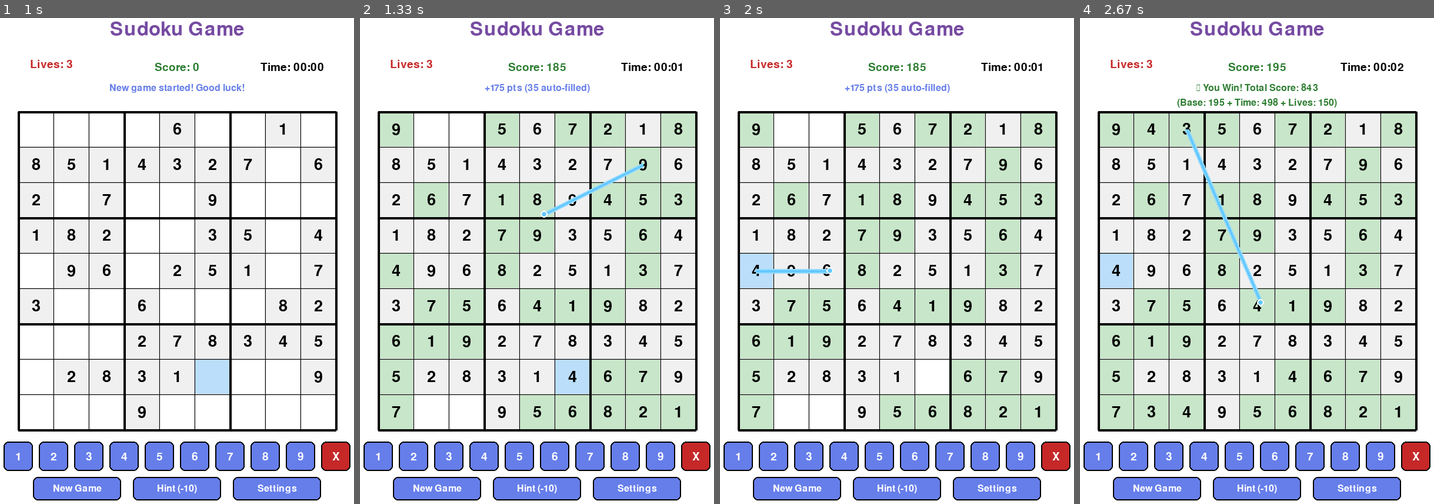
Above: before the commit, frames 1-4 (left to right).
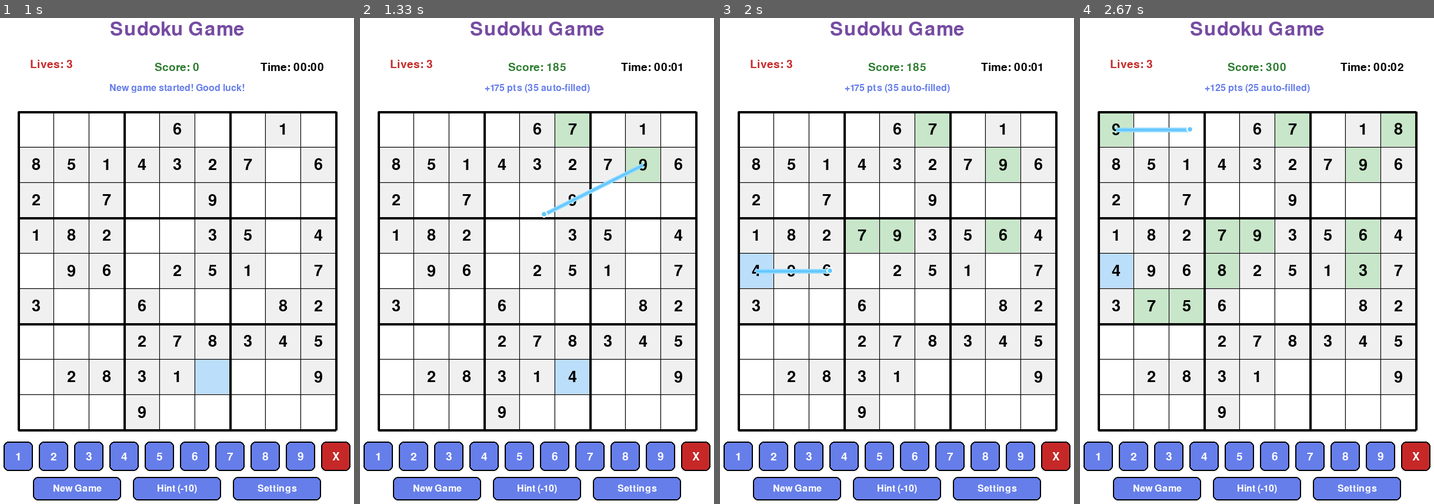
Above: after the commit, the same moments.

Repository: dbdonaldson50/PyGame-Sudoku-Flood
Game: pygame game, started from sudoku_game.py
Two runs of this game, one before a commit and one after it. Both use one fixed random seed, a clock stepped at 60 frames per second and the inputs below.
Inputs (mouse positions are in pixels of both pictures, inside the frame that each line leads up to):
- Up to frame 1 (1 s): click (162, 295) at 0.38 s; click (215, 387) at 0.72 s
- Up to frame 2 (1.33 s): click "4" at 1.05 s
- Up to frame 3 (2 s): click (1049, 455) at 1.38 s; click (748, 256) at 1.72 s
- Up to frame 4 (2.67 s): click "Hint (-10)" at 2.55 s

Frame 1 is identical in both runs. In frame 2, 22% of the frame differs, in the area x 5-95%, y 19-85%; in frame 3, 19%; in frame 4, 20%.

Commit message:
Update laser animation to fill cells progressively as laser reaches them

Diff:
--- a/sudoku_game.py
+++ b/sudoku_game.py
@@ -233,27 +233,31 @@
 
     def get_possible_values(self, row, col):
         """Get all possible values for a given cell"""
-        if self.board[row][col] != 0:
+        return self.get_possible_values_for_board(self.board, row, col)
+
+    def get_possible_values_for_board(self, board, row, col):
+        """Get all possible values for a given cell on a specific board"""
+        if board[row][col] != 0:
             return set()
 
         possible = set(range(1, 10))
 
         # Remove values in same row
         for c in range(9):
-            if self.board[row][c] != 0:
-                possible.discard(self.board[row][c])
+            if board[row][c] != 0:
+                possible.discard(board[row][c])
 
         # Remove values in same column
         for r in range(9):
-            if self.board[r][col] != 0:
-                possible.discard(self.board[r][col])
+            if board[r][col] != 0:
+                possible.discard(board[r][col])
 
         # Remove values in same 3x3 box
         box_row, box_col = 3 * (row // 3), 3 * (col // 3)
         for i in range(box_row, box_row + 3):
             for j in range(box_col, box_col + 3):
-                if self.board[i][j] != 0:
-                    possible.discard(self.board[i][j])
+                if board[i][j] != 0:
+                    possible.discard(board[i][j])
 
         return possible
 
@@ -262,6 +266,9 @@
         filled_sequence = []
         changes_made = True
 
+        # Create a temporary board to simulate the fills
+        temp_board = [row[:] for row in self.board]
+
         # Keep looping until no more single-possibility cells are found
         while changes_made:
             changes_made = False
@@ -269,15 +276,16 @@
             for i in range(9):
                 for j in range(9):
                     # Skip cells that are already filled or initially given
-                    if self.board[i][j] != 0 or self.initial_board[i][j] != 0:
+                    if temp_board[i][j] != 0 or self.initial_board[i][j] != 0:
                         continue
 
-                    possible = self.get_possible_values(i, j)
-
-                    # If only one possibility, fill it in
+                    # Get possible values based on temp board
+                    possible = self.get_possible_values_for_board(temp_board, i, j)
+
+                    # If only one possibility, record it (but don't fill real board yet)
                     if len(possible) == 1:
                         value = possible.pop()
-                        self.board[i][j] = value
+                        temp_board[i][j] = value  # Fill temp board for cascade detection
                         filled_sequence.append((i, j, value))
                         changes_made = True
 
@@ -305,9 +313,12 @@
 
         self.animation_queue = filled_sequence.copy()
         self.current_animation_frame = 0
-        # Set laser source to the first filled cell
+
+        # Fill the first cell immediately (laser appears there)
         if len(filled_sequence) > 0:
-            self.laser_source = (filled_sequence[0][0], filled_sequence[0][1])
+            row, col, value = filled_sequence[0]
+            self.board[row][col] = value
+            self.laser_source = (row, col)
 
     def update_animation(self):
         """Update animation state each frame"""
@@ -319,9 +330,14 @@
         # Move to next cell in animation
         if self.current_animation_frame >= self.animation_speed:
             self.current_animation_frame = 0
+
             if len(self.animation_queue) > 1:
+                # Fill the next cell that the laser is about to reach
+                row, col, value = self.animation_queue[1]
+                self.board[row][col] = value
+
                 # Set the next cell as the laser source
-                self.laser_source = (self.animation_queue[1][0], self.animation_queue[1][1])
+                self.laser_source = (row, col)
                 self.animation_queue.pop(0)
             else:
                 # Animation complete
